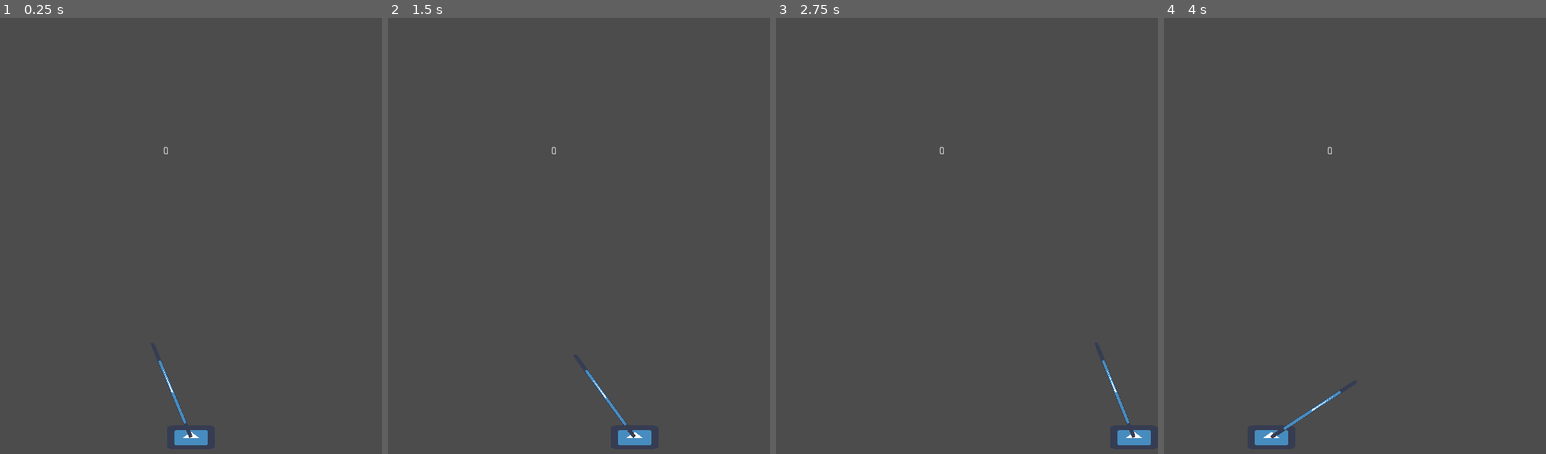
Above: before the commit, frames 1-4 (left to right).
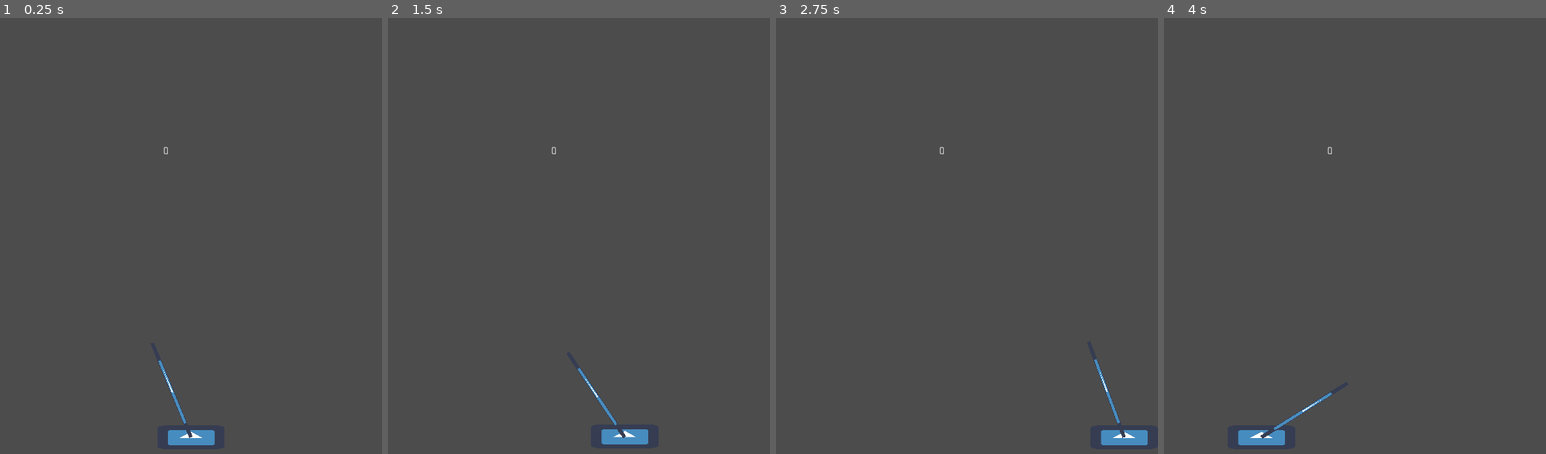
Above: after the commit, the same moments.

Repository: leogeier/impact_juggling
Game: Godot game, scene res://Main/Main.tscn
The game is run twice, just before and just after one commit, with the same random seed, the same clock (stepped at 60 frames per second) and the same inputs. The engine's default icon, where the game draws it, is replaced by a stand-in: a white triangle on a blue panel in a dark square.
Inputs (mouse positions are in pixels of both pictures, inside the frame that each line leads up to):
- Up to frame 1 (0.25 s): no input
- Up to frame 2 (1.5 s): tap Enter at 0.5 s; move the mouse to (663, 205) at 0.52 s; hold Right (ui_right) 0.53-1.28 s; tap Space (fire) at 0.6, 1.25, 1.35 s; move the mouse to (502, 253) at 1.27 s; hold Left (ui_left) from 1.28 s (still down)
- Up to frame 3 (2.75 s): move the mouse to (1005, 118) at 2.02 s; release Left (ui_left) at 2.03 s; hold Right (ui_right) from 2.03 s (still down); tap Space (fire) at 2.1 s
- Up to frame 4 (4 s): move the mouse to (1335, 331) at 2.77 s; tap Space (fire) at 2.85, 3.6 s; tap Enter at 3.5 s; move the mouse to (1469, 305) at 3.52 s; release Right (ui_right) at 3.53 s; hold Left (ui_left) from 3.53 s (still down)

The runs differ from the first frame. In frame 1, 0.1% of the frame differs, in the area x 43-57%, y 94-98%; in frame 2, 0.5%, in the area x 49-69%, y 80-98%; in frame 3, 0.5%; in frame 4, 0.5%.

Commit message:
add paddle anim

Diff:
--- a/ld-47/BallSpawner/BallSpawner.tscn
+++ b/ld-47/BallSpawner/BallSpawner.tscn
@@ -15,3 +15,21 @@
 wait_time = 5.0
 one_shot = true
 autostart = true
+
+[node name="AddBallTimer2" type="Timer" parent="BallAddTimers"]
+wait_time = 15.0
+one_shot = true
+autostart = true
+
+[node name="AddBallTimer3" type="Timer" parent="BallAddTimers"]
+wait_time = 30.0
+one_shot = true
+autostart = true
+
+[node name="AddBallTimer4" type="Timer" parent="BallAddTimers"]
+wait_time = 60.0
+one_shot = true
+
+[node name="AddBallTimer5" type="Timer" parent="BallAddTimers"]
+wait_time = 150.0
+one_shot = true
--- a/ld-47/Paddle/Paddle.gd
+++ b/ld-47/Paddle/Paddle.gd
@@ -3,8 +3,16 @@
 export var max_speed = 700;
 export var decrease_damp = 0.8
 export var increase_damp = 1.2
+export var paddle_throw_time = 0.2
+
+var icon_pos_y setget set_icon_pos_y
 
 var velocity = Vector2()
+var throw_offset = -20
+var icon_orig_y
+
+func set_icon_pos_y(val):
+	$icon.position.y = val
 
 func get_reflection_dir(_dir):
 	var dir = Vector2(0, 1).rotated($DirArrow.rotation)
@@ -17,12 +25,19 @@
 	else:
 		return increase_damp
 
+func throw_timer_end():
+	pass
+
 func _ready():
-	pass
+	$ThrowTimer.connect("timeout", self, "throw_timer_end")
+	icon_orig_y = $icon.position.y
+	$ThrowTimer.wait_time = paddle_throw_time
 
 func _physics_process(delta):
 	if Input.is_action_just_pressed("fire"):
 		$ThrowTimer.start();
+		$ReturnTween.interpolate_property(self, "icon_pos_y", icon_orig_y + throw_offset, icon_orig_y, paddle_throw_time, Tween.TRANS_CIRC, Tween.EASE_OUT)
+		$ReturnTween.start()
 
 	if Input.is_action_pressed("ui_right"):
 		velocity.x = max_speed
--- a/ld-47/Paddle/Paddle.tscn
+++ b/ld-47/Paddle/Paddle.tscn
@@ -5,7 +5,7 @@
 [ext_resource path="res://DirArrow/DirArrow.tscn" type="PackedScene" id=3]
 
 [sub_resource type="RectangleShape2D" id=1]
-extents = Vector2( 30.1176, 14.9174 )
+extents = Vector2( 42.5585, 14.9174 )
 
 [node name="Paddle" type="KinematicBody2D" groups=[
 "reflectable",
@@ -14,7 +14,7 @@
 script = ExtResource( 2 )
 
 [node name="icon" type="Sprite" parent="."]
-scale = Vector2( 0.469514, 0.229775 )
+scale = Vector2( 0.658658, 0.229775 )
 texture = ExtResource( 1 )
 
 [node name="DirArrow" parent="." instance=ExtResource( 3 )]
@@ -24,4 +24,7 @@
 shape = SubResource( 1 )
 
 [node name="ThrowTimer" type="Timer" parent="."]
+wait_time = 0.2
 one_shot = true
+
+[node name="ReturnTween" type="Tween" parent="."]
